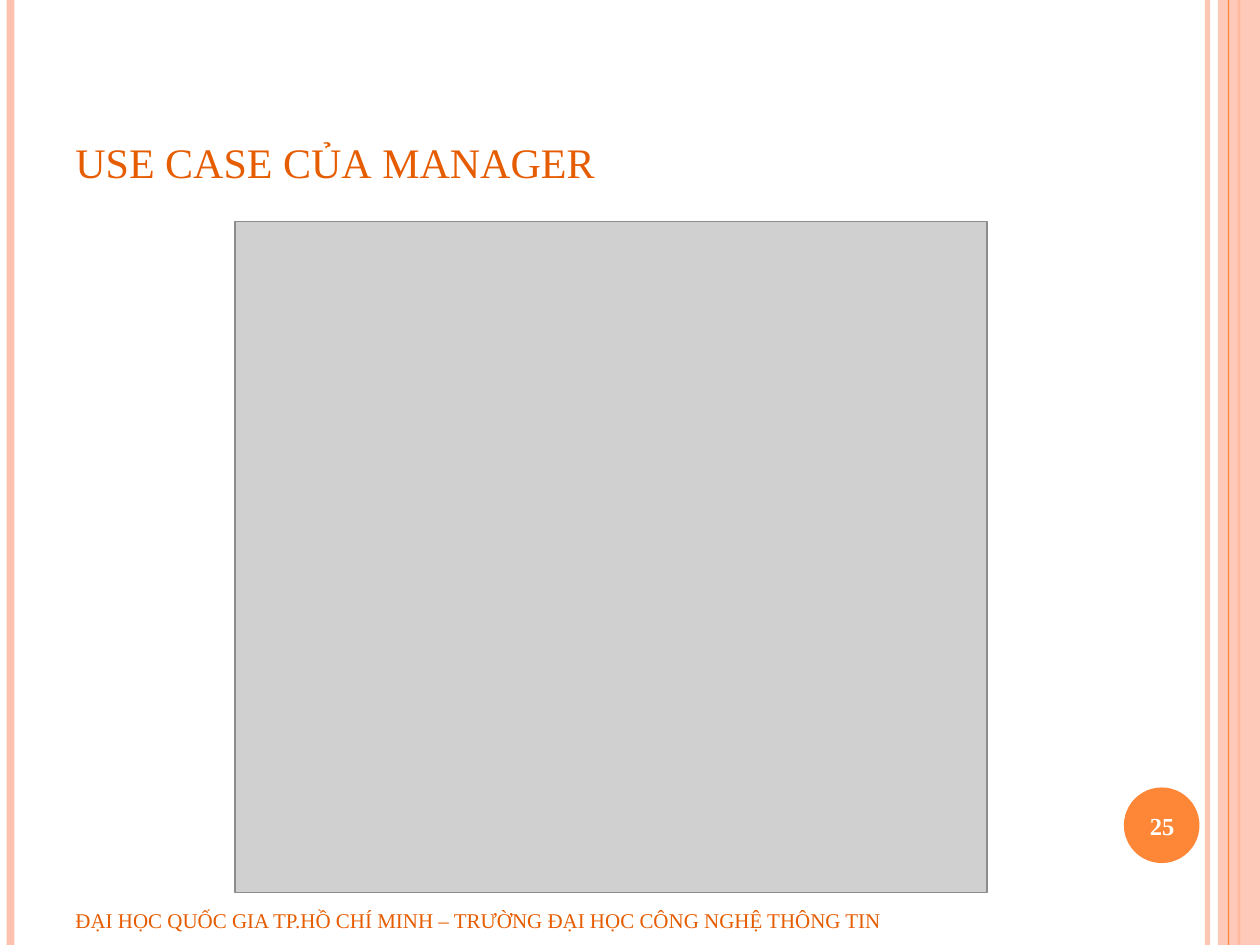
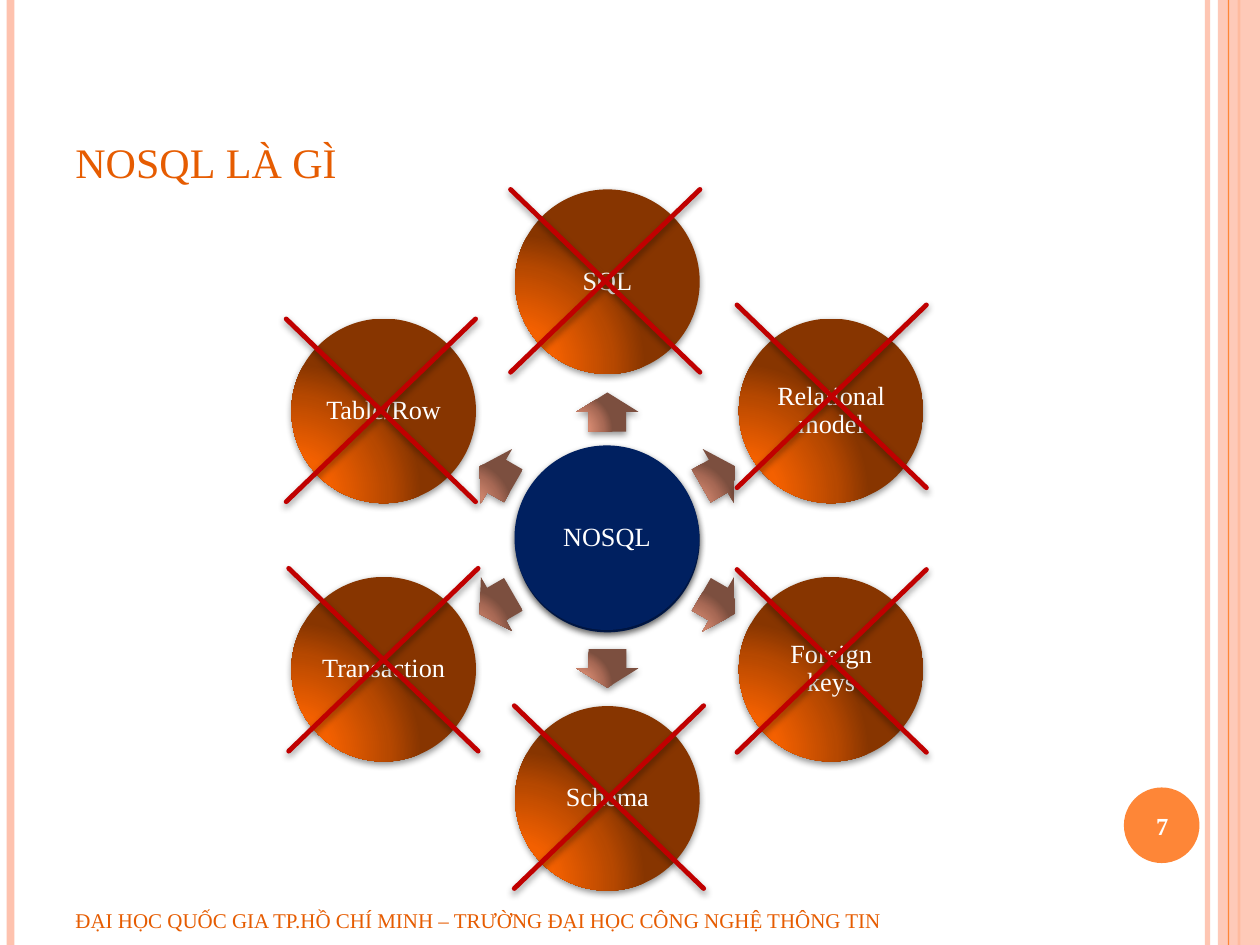
Before and after one commit to geovip/nosqlravendbuit, a slide deck: slide 7 of Document/slide bao cao.pptx (slide 25 before the commit). Drawn at 1260x945 pixels with LibreOffice and Linux fonts; fonts in the diff are those of the drawing; grey boxes stand for pictures; background and template pictures are left out. Boxes give left, top, right and bottom in pixels: in the first picture for what was removed or moved away, otherwise in the second. Text is boxed around its words. In the diff, an @@ line names an element or a change of style, - is before the commit and + after.

```diff
--- a/Document/slide bao cao.pptx
+++ b/Document/slide bao cao.pptx
@@ cross added at bbox=[423, 105, 788, 456], fill #FE8637, outline #C00000 2.75 pt @@
@@ title at bbox=[75, 145, 336, 185]: text changed @@
-use case của manager
+nosql là gì
@@ cross added at bbox=[199, 234, 563, 586], fill #FE8637, outline #C00000 2.75 pt @@
@@ picture removed at bbox=[234, 222, 987, 893] @@
@@ cross added at bbox=[649, 220, 1013, 572], fill #FE8637, outline #C00000 2.75 pt @@
@@ group added at bbox=[291, 189, 924, 891]: 7 ellipses, 7 texts, 6 right arrows @@
+RDBMS
+SQL
+Relational model
+Foreign keys
+Schema
+Transaction
+Table/Row
@@ ellipse added at bbox=[514, 445, 699, 630], fill #002060 @@
@@ cross added at bbox=[202, 484, 566, 835], fill #FE8637, outline #C00000 2.75 pt @@
@@ cross added at bbox=[649, 485, 1013, 837], fill #FE8637, outline #C00000 2.75 pt @@
@@ text added at bbox=[563, 528, 650, 551], 15 pt, text #FFFFFF @@
+NOSQL
@@ cross added at bbox=[427, 621, 791, 945], fill #FE8637, outline #C00000 2.75 pt @@
@@ page number at bbox=[1156, 819, 1168, 835]: text changed @@
-25
+7
```
Also in this commit, not shown: 10 other slides changed, 4 slides removed, 1 other file.
